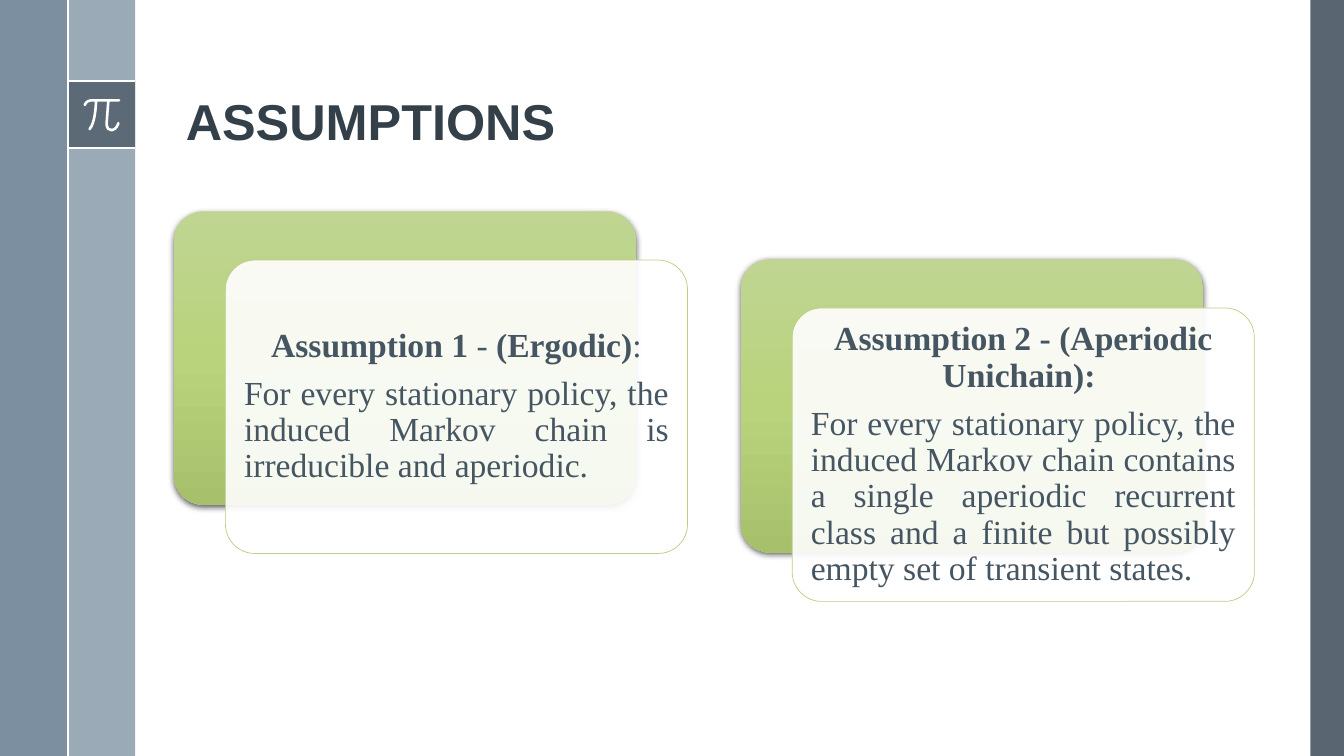
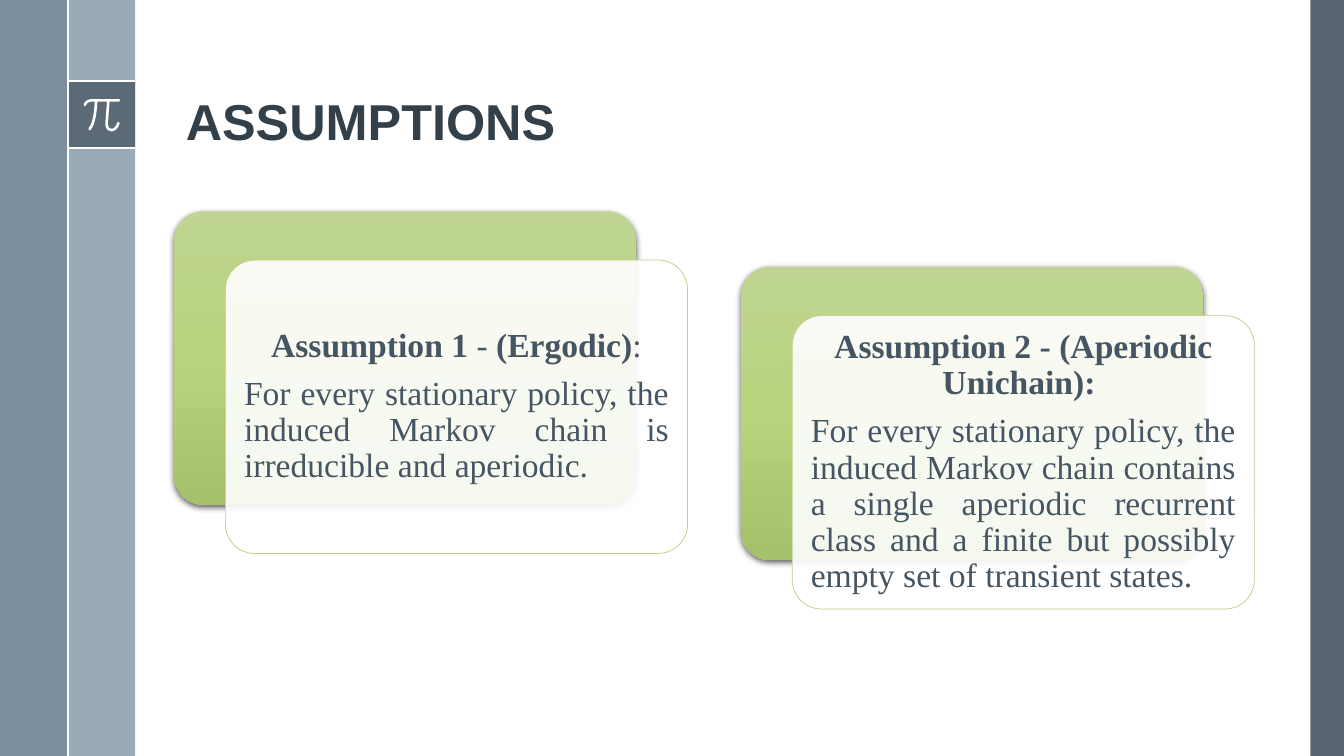
Before and after one commit to abhi-1999/course-work_projects-IISc, a slide deck: slide 7 of Reinforcement Learning_E1-277/Presentation.pptx (slide 6 before the commit). Drawn at 1344x756 pixels with LibreOffice and Linux fonts; fonts in the diff are those of the drawing. Boxes give left, top, right and bottom in pixels: in the first picture for what was removed or moved away, otherwise in the second. Text is boxed around its words. In the diff, an @@ line names an element or a change of style, - is before the commit and + after.

```diff
--- a/Reinforcement Learning_E1-277/Presentation.pptx
+++ b/Reinforcement Learning_E1-277/Presentation.pptx
@@ rounded rectangle: place and size @@
-rounded rectangle at (741, 259, 1203, 553)
+rounded rectangle at (741, 267, 1203, 561)
@@ rounded rectangle: place and size @@
-rounded rectangle at (792, 309, 1254, 602)
+rounded rectangle at (792, 316, 1254, 609)
@@ text "Assumption 2 - (Aperiodic Unichain):": place and size @@
-text "Assumption 2 - (Aperiodic Unichain):" at (811, 326, 1236, 586)
+text "Assumption 2 - (Aperiodic Unichain):" at (811, 334, 1236, 594)
```
Also in this commit, not shown: 6 other slides changed, 2 slides added, 1 slide removed, 4 other files.
